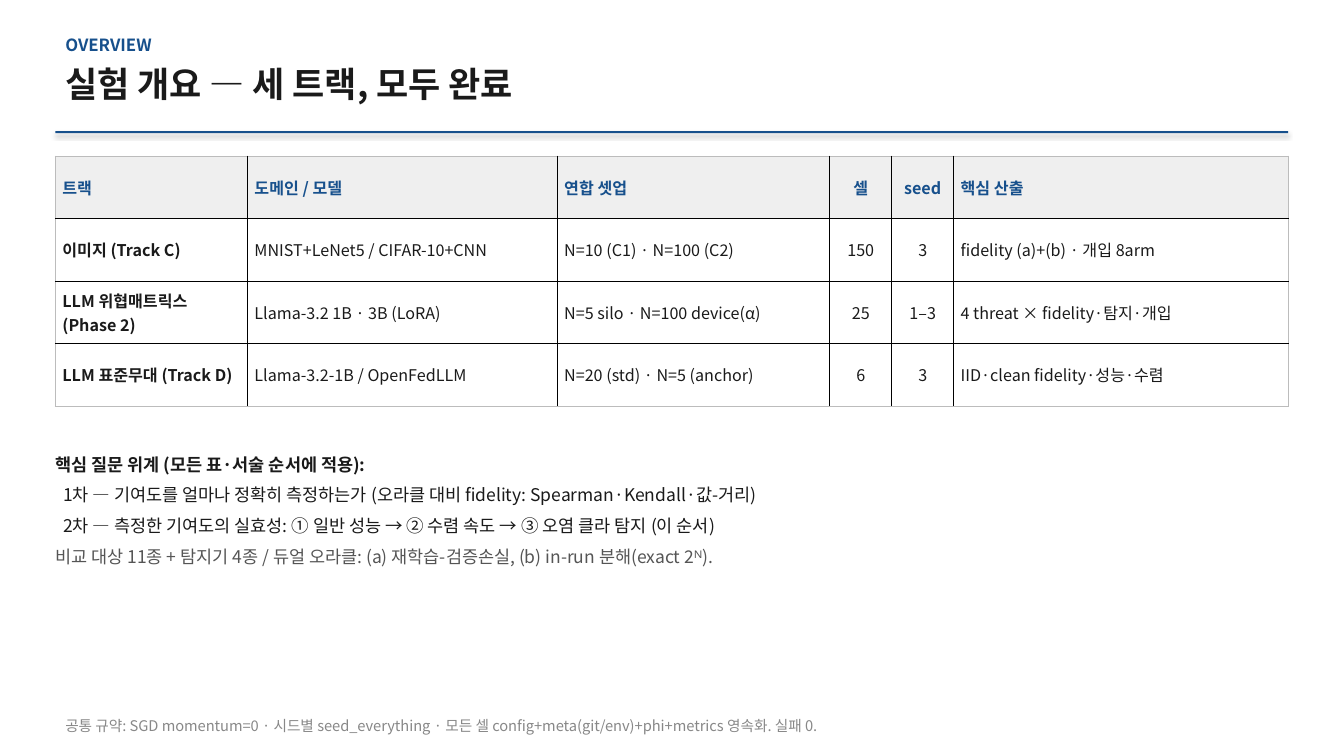
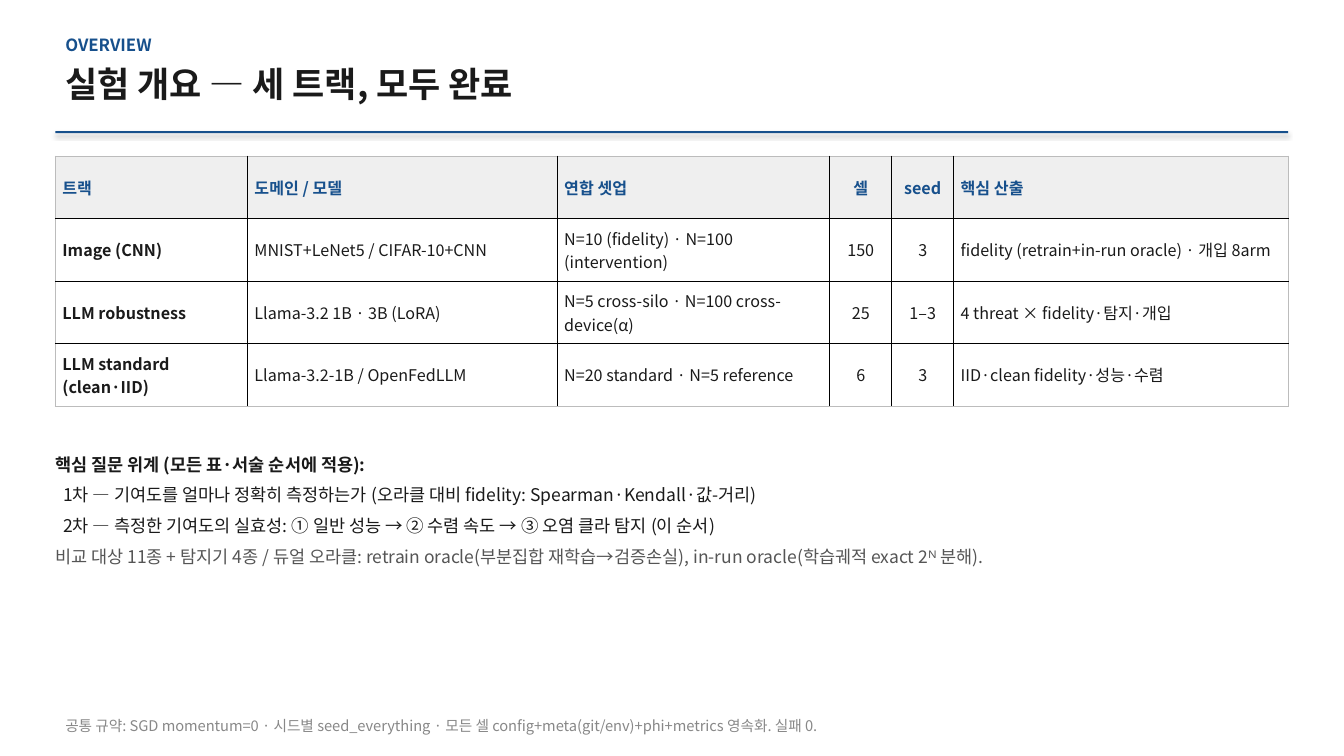
Before and after one commit to YongheeChoi/flirds, a slide deck: slide 2 of research-wiki/presentations/2026-06-results-report/flirds-results-2026-06.pptx. Drawn at 1344x756 pixels with LibreOffice and Linux fonts; fonts in the diff are those of the drawing. Boxes give left, top, right and bottom in pixels: in the first picture for what was removed or moved away, otherwise in the second. Text is boxed around its words. In the diff, an @@ line names an element or a change of style, - is before the commit and + after.

```diff
--- a/research-wiki/presentations/2026-06-results-report/flirds-results-2026-06.pptx
+++ b/research-wiki/presentations/2026-06-results-report/flirds-results-2026-06.pptx
@@ table at [55,156,1288,406] @@
-row 2: 이미지 (Track C) | MNIST+LeNet5 / CIFAR-10+CNN | N=10 (C1) · N=100 (C2) | 150 | 3 | fidelity (a)+(b) · 개입 8arm
+row 2: Image (CNN) | MNIST+LeNet5 / CIFAR-10+CNN | N=10 (fidelity) · N=100 (intervention) | 150 | 3 | fidelity (retrain+in-run oracle) · 개입 8arm
-row 3, column 1: LLM 위협매트릭스 (Phase 2)
+row 3, column 1: LLM robustness
-row 3, column 3: N=5 silo · N=100 device(α)
+row 3, column 3: N=5 cross-silo · N=100 cross-device(α)
-row 4, column 1: LLM 표준무대 (Track D)
+row 4, column 1: LLM standard (clean·IID)
-row 4, column 3: N=20 (std) · N=5 (anchor)
+row 4, column 3: N=20 standard · N=5 reference
@@ text at [55,548,984,567]: text changed @@
-비교 대상 11종 + 탐지기 4종 / 듀얼 오라클: (a) 재학습-검증손실, (b) in-run 분해(exact 2ᴺ).
+비교 대상 11종 + 탐지기 4종 / 듀얼 오라클: retrain oracle(부분집합 재학습→검증손실), in-run oracle(학습궤적 exact 2ᴺ 분해).
```
Also in this commit, not shown: 15 other slides changed, 18 other files.
